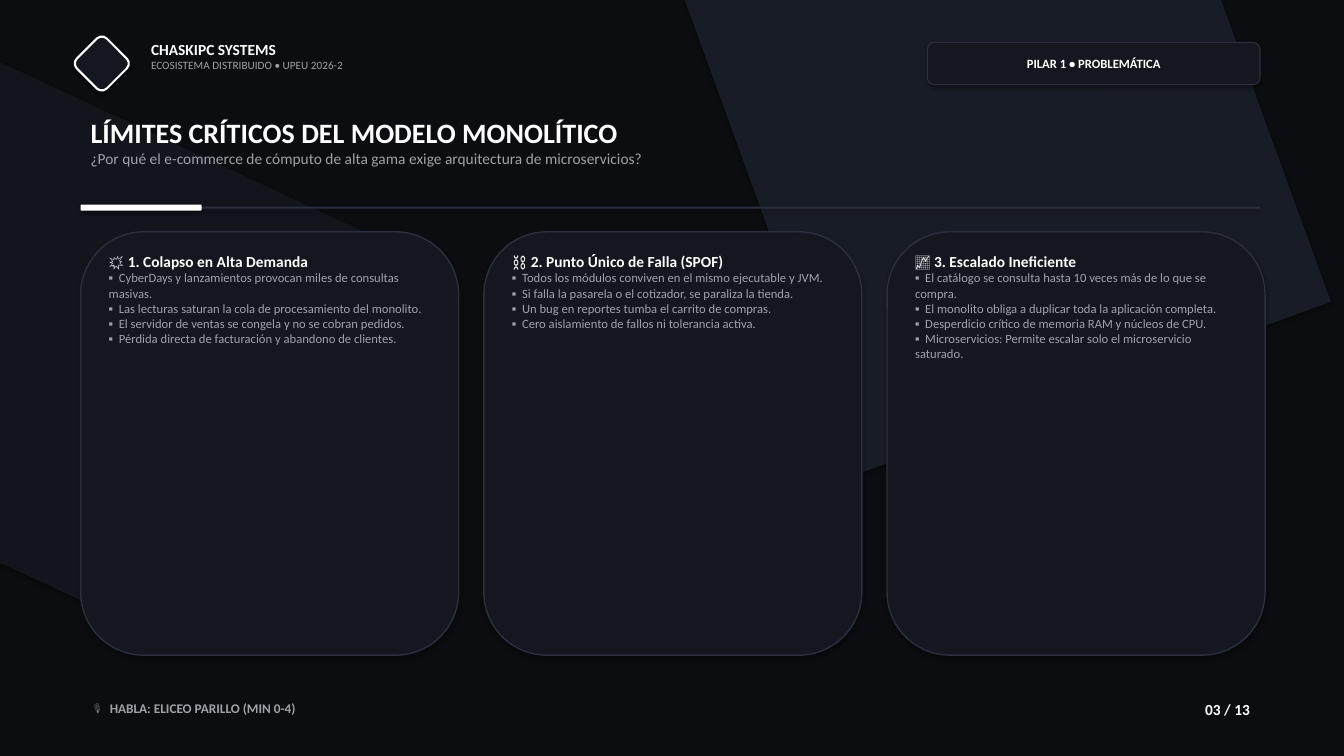
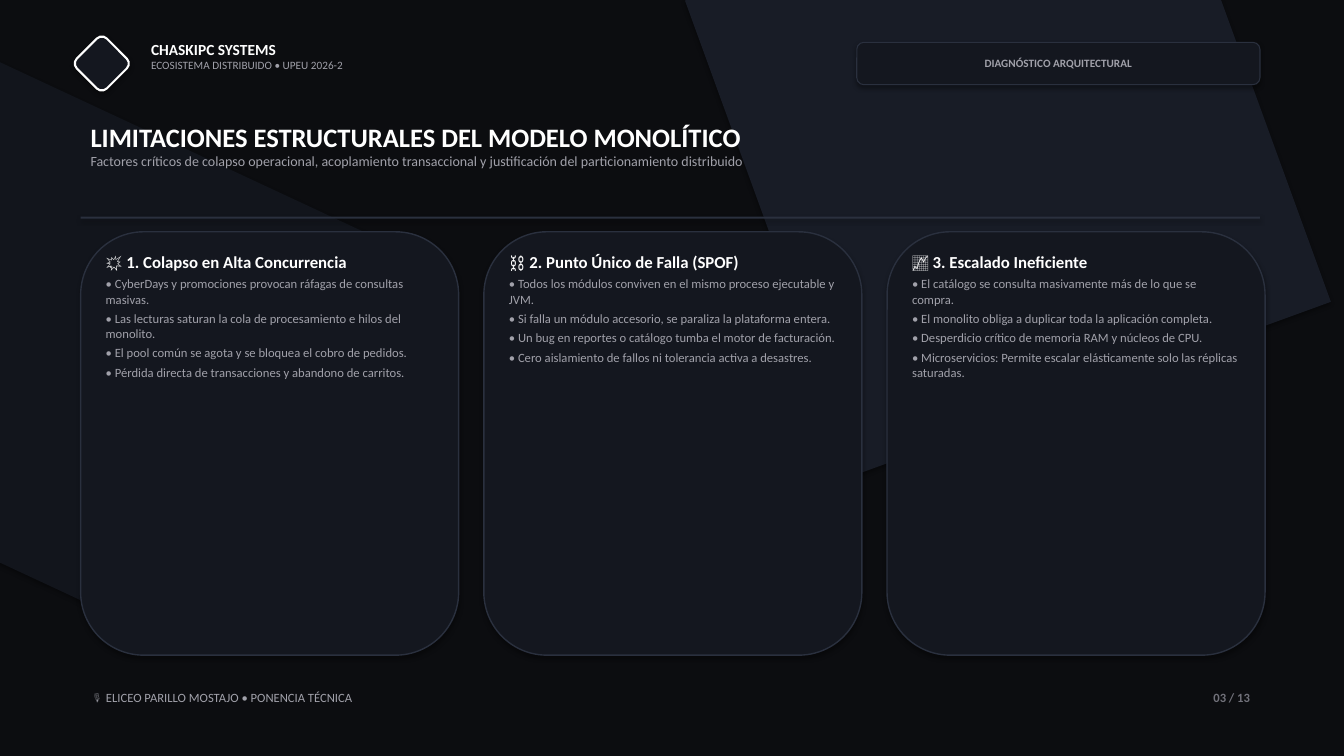
Before and after one commit to jaisesasaki24-cloud/ChaskiByte-Systems, a slide deck: slide 3 of presentacion.pptx. Drawn at 1344x756 pixels with LibreOffice and Linux fonts; fonts in the diff are those of the drawing. Boxes give left, top, right and bottom in pixels: in the first picture for what was removed or moved away, otherwise in the second. Text is boxed around its words. In the diff, an @@ line names an element or a change of style, - is before the commit and + after.

```diff
--- a/presentacion.pptx
+++ b/presentacion.pptx
@@ rounded rectangle added at [857, 42, 1260, 85], fill #14171F, outline #2A303E 0.75 pt, 8 pt, text #A1A1AA, bold @@
+DIAGNÓSTICO ARQUITECTURAL
@@ rounded rectangle removed at [928, 42, 1260, 85] @@
-PILAR 1 • PROBLEMÁTICA
@@ text at [91, 125, 742, 169]: text changed; size 11 to 10 pt @@
-LÍMITES CRÍTICOS DEL MODELO MONOLÍTICO
-¿Por qué el e-commerce de cómputo de alta gama exige arquitectura de microservicios?
+LIMITACIONES ESTRUCTURALES DEL MODELO MONOLÍTICO
+Factores críticos de colapso operacional, acoplamiento transaccional y justificación del particionamiento distribuido
@@ rounded rectangle removed at [81, 205, 202, 211] @@
@@ rectangle: place and size @@
-rectangle at [81, 207, 1260, 209]
+rectangle at [81, 217, 1260, 219]
@@ text at [106, 256, 407, 379]: text changed @@
-💥 1. Colapso en Alta Demanda
-▪ CyberDays y lanzamientos provocan miles de consultas masivas.
-▪ Las lecturas saturan la cola de procesamiento del monolito.
-▪ El servidor de ventas se congela y no se cobran pedidos.
-▪ Pérdida directa de facturación y abandono de clientes.
+💥 1. Colapso en Alta Concurrencia
+• CyberDays y promociones provocan ráfagas de consultas masivas.
+• Las lecturas saturan la cola de procesamiento e hilos del monolito.
+• El pool común se agota y se bloquea el cobro de pedidos.
+• Pérdida directa de transacciones y abandono de carritos.
@@ text at [529, 255, 738, 271]: size 11 to 12 pt in "⛓️ 2. Punto Único de Falla (SPOF)" @@
@@ text at [933, 256, 1088, 268]: size 11 to 12 pt in "📈 3. Escalado Ineficiente" @@
@@ text at [509, 279, 835, 362]: text changed @@
-▪ Todos los módulos conviven en el mismo ejecutable y JVM.
-▪ Si falla la pasarela o el cotizador, se paraliza la tienda.
-▪ Un bug en reportes tumba el carrito de compras.
-▪ Cero aislamiento de fallos ni tolerancia activa.
+• Todos los módulos conviven en el mismo proceso ejecutable y JVM.
+• Si falla un módulo accesorio, se paraliza la plataforma entera.
+• Un bug en reportes o catálogo tumba el motor de facturación.
+• Cero aislamiento de fallos ni tolerancia activa a desastres.
@@ text at [912, 279, 1237, 377]: text changed @@
-▪ El catálogo se consulta hasta 10 veces más de lo que se compra.
-▪ El monolito obliga a duplicar toda la aplicación completa.
-▪ Desperdicio crítico de memoria RAM y núcleos de CPU.
-▪ Microservicios: Permite escalar solo el microservicio saturado.
+• El catálogo se consulta masivamente más de lo que se compra.
+• El monolito obliga a duplicar toda la aplicación completa.
+• Desperdicio crítico de memoria RAM y núcleos de CPU.
+• Microservicios: Permite escalar elásticamente solo las réplicas saturadas.
@@ text "03 / 13": place and size @@
-text "03 / 13" at [1205, 705, 1250, 715]
+text "03 / 13" at [1213, 694, 1250, 702]
@@ text "03 / 13" at [1213, 694, 1250, 702]: size 11 to 9 pt, text colour #FFFFFF to #71717A @@
@@ text at [106, 692, 352, 702]: text changed; size 9.5 to 9 pt; bold off @@
-🎙️ HABLA: ELICEO PARILLO (MIN 0-4)
+🎙️ ELICEO PARILLO MOSTAJO • PONENCIA TÉCNICA
```
Also in this commit, not shown: 12 other slides changed, 2 other files.
